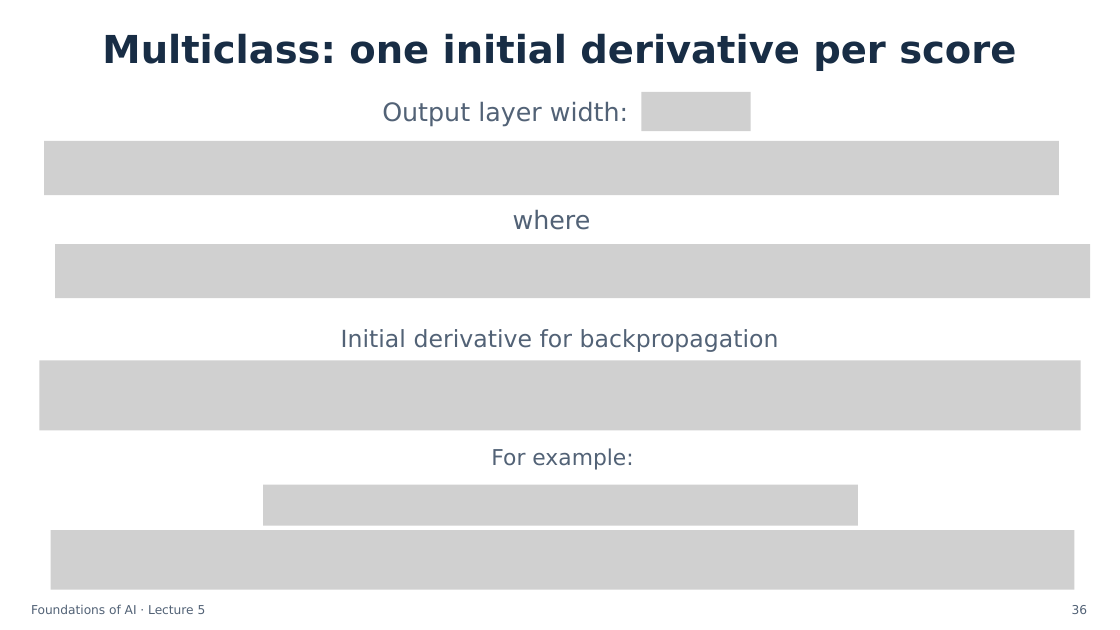
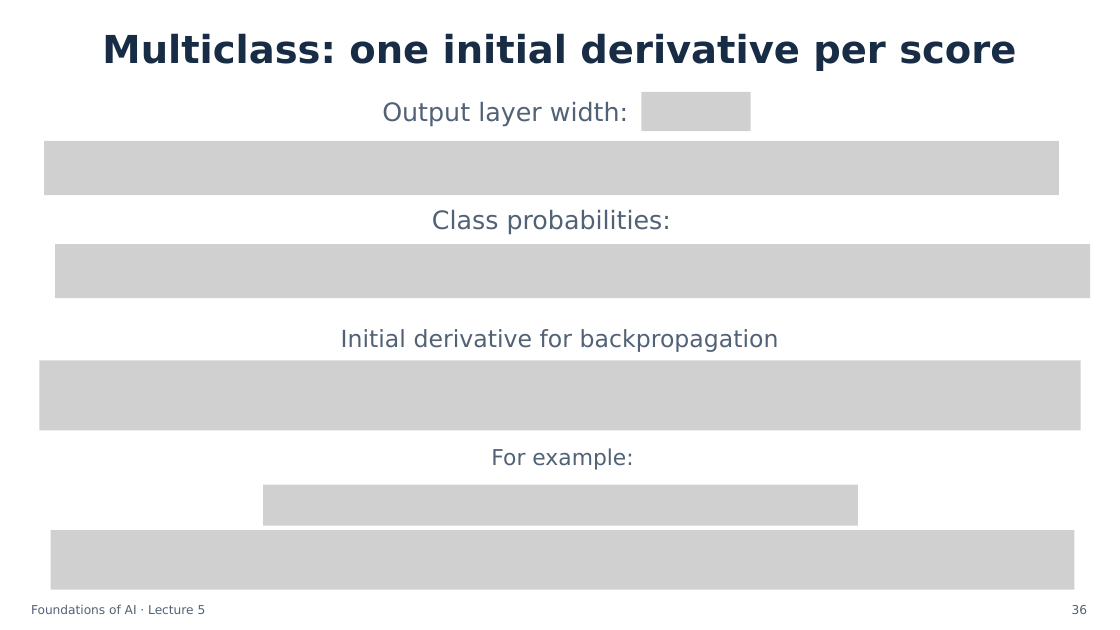
Before and after one commit to semtm0051/2026_27, a slide deck: slide 36 of Week_05/Slides/Week_05 - Slides.pptx. Drawn at 1120x630 pixels with LibreOffice and Linux fonts; fonts in the diff are those of the drawing; grey boxes stand for pictures. Boxes give left, top, right and bottom in pixels: in the first picture for what was removed or moved away, otherwise in the second. Text is boxed around its words. In the diff, an @@ line names an element or a change of style, - is before the commit and + after.

```diff
--- a/Week_05/Slides/Week_05 - Slides.pptx
+++ b/Week_05/Slides/Week_05 - Slides.pptx
@@ text at <box>432,209,671,235</box>: text changed @@
-where
+Class probabilities:
```
Also in this commit, not shown: 1 other slide changed, 1 other file.
